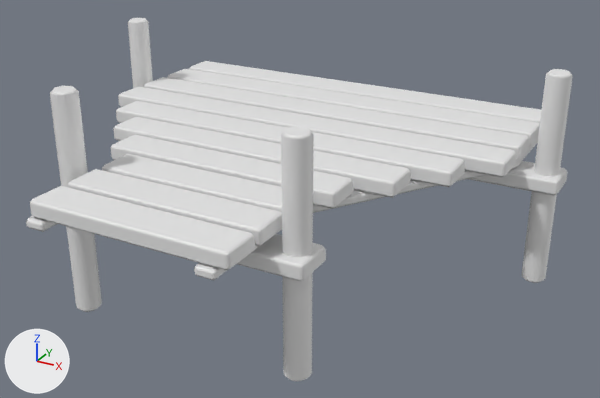
The FBX model CrashCourse/Assets/ART_Assets/Platforms/M_Switch.fbx: old version first, new version second.
Camera for both pictures: a 50 mm lens placed at (52.18, 8.41, 4.52), pointed at (46.58, 18.59, -0.58). Every picture has the same lights, and +X, +Y and +Z are marked at lower left. The older version comes first. Where no turn or scale is listed for an object, it has been applied to the vertices.

In view in the first picture: 'M_Switch'.
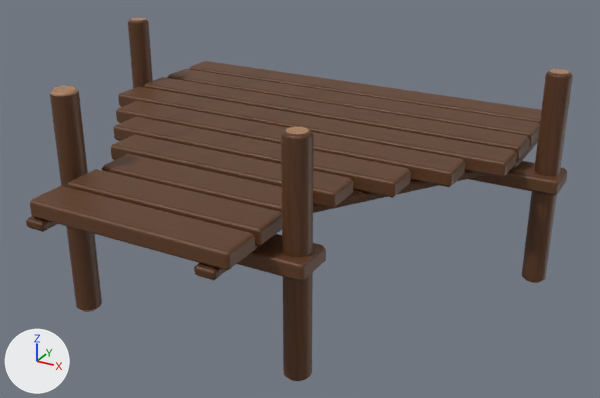
What changed in the scene script:
```text
Add img_m_switch_png:
    img_m_switch_png = load_image('M_Switch.png', 'Textures/M_Switch.png', 1024, 1024, 'sRGB')
Add mat_switch:
    mat_switch = principled_material('Switch')
    mat_switch.texture = img_m_switch_png
Change me_cube_713:
    where me_cube_713.from_pydata(...)  # 640 vertices, 620 faces; spans x -3.91..4.09, y -3.44..3.51, z -2.07..1.24
    add me_cube_713.materials.append(mat_switch)  # picture img_m_switch_png
```

Pixel boxes [x1, y1, x2, y2] of what changed, in the pictures (600 x 398 px):
'M_Switch', recoloured (white to brown): [26, 18, 573, 381] in both
